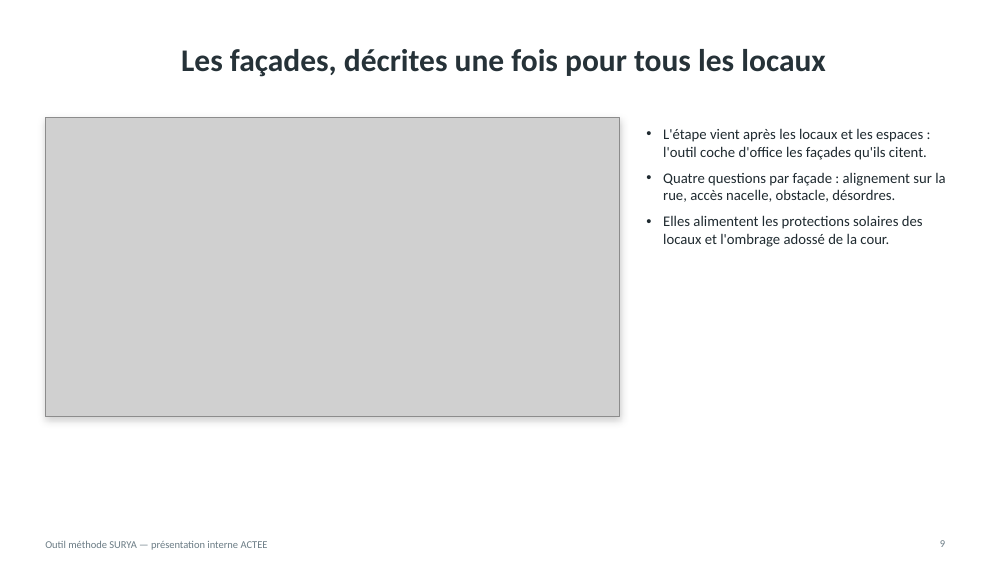
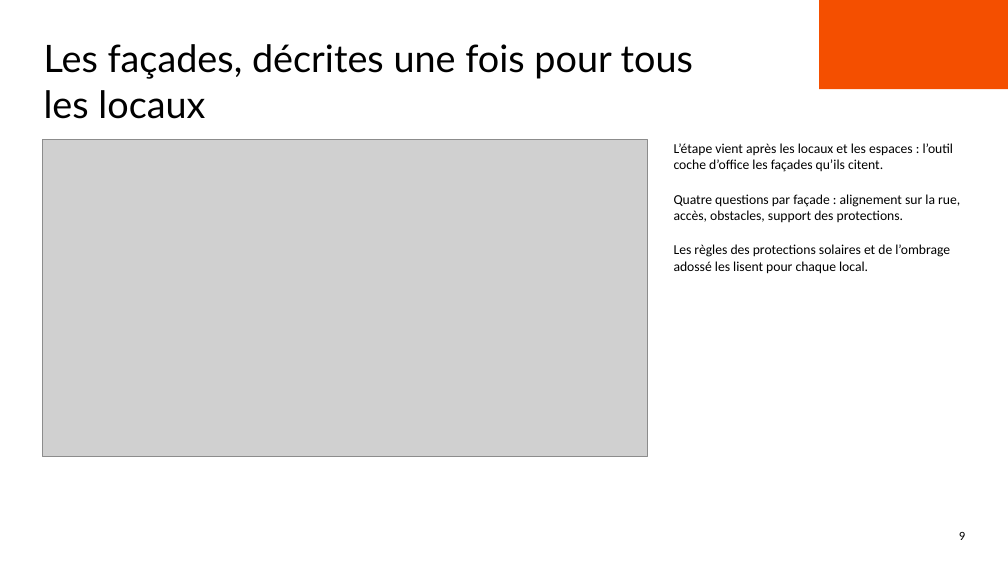
Before and after one commit to benjaminlallemand44/outilplancanicule_methodosurya, a slide deck: slide 9 of docs/presentation/Outil_methode_SURYA_presentation.pptx. Drawn at 1008x567 pixels with LibreOffice and Linux fonts; fonts in the diff are those of the drawing; grey boxes stand for pictures; background and template pictures are left out. Boxes give left, top, right and bottom in pixels: in the first picture for what was removed or moved away, otherwise in the second. Text is boxed around its words. In the diff, an @@ line names an element or a change of style, - is before the commit and + after.

```diff
--- a/docs/presentation/Outil_methode_SURYA_presentation.pptx
+++ b/docs/presentation/Outil_methode_SURYA_presentation.pptx
@@ rectangle added at box(820, 0, 1008, 89), fill #F44F00 @@
@@ text "Les façades, décrites une fois ...": place and size @@
-text "Les façades, décrites une fois ..." at box(181, 49, 825, 77)
+text "Les façades, décrites une fois ..." at box(44, 44, 693, 119)
@@ text "Les façades, décrites une fois ..." at box(44, 44, 693, 119): size 30 to 36 pt, font Calibri to Lato, text colour #263238 to #000000, bold off; alignment centre to left; more space between paragraphs; vertical alignment middle to top @@
@@ rectangle removed at box(45, 117, 620, 417) @@
@@ picture: place and size @@
-picture at box(45, 117, 620, 417)
+picture at box(42, 140, 647, 457)
@@ text at box(674, 143, 960, 274): text changed; size 14 to 13 pt; text colour #1F2A30 to #000000 @@
-• L'étape vient après les locaux et les espaces : l'outil coche d'office les façades qu'ils citent.
-• Quatre questions par façade : alignement sur la rue, accès nacelle, obstacle, désordres.
-• Elles alimentent les protections solaires des locaux et l'ombrage adossé de la cour.
+L’étape vient après les locaux et les espaces : l’outil coche d’office les façades qu’ils citent.
+Quatre questions par façade : alignement sur la rue, accès, obstacles, support des protections.
+Les règles des protections solaires et de l’ombrage adossé les lisent pour chaque local.
@@ rectangle added at box(0, 504, 1008, 567), fill #FFFFFF @@
@@ page number added at box(959, 532, 965, 540), 12 pt, text #000000 @@
+9
@@ text removed at box(45, 541, 268, 550) @@
-Outil méthode SURYA — présentation interne ACTEE
@@ page number removed at box(940, 540, 945, 547) @@
-9
```
Also in this commit, not shown: 5 other slides changed, 16 slides added, 15 slides removed, 25 other files.
